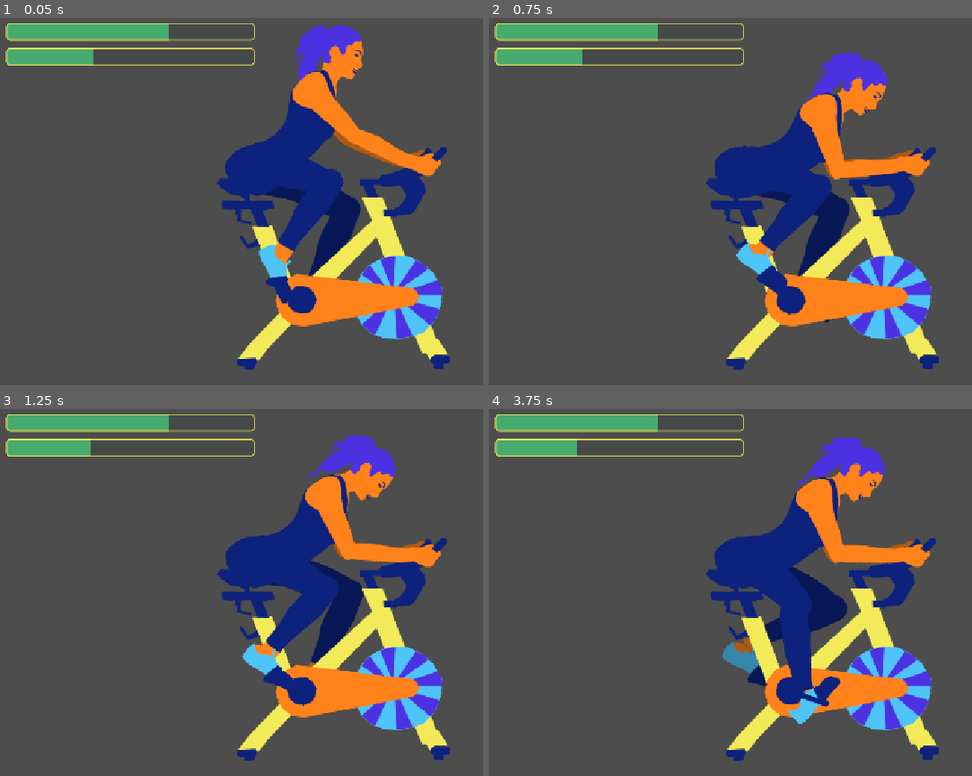
Above: before the commit, frames 1-4 (two rows, left to right).
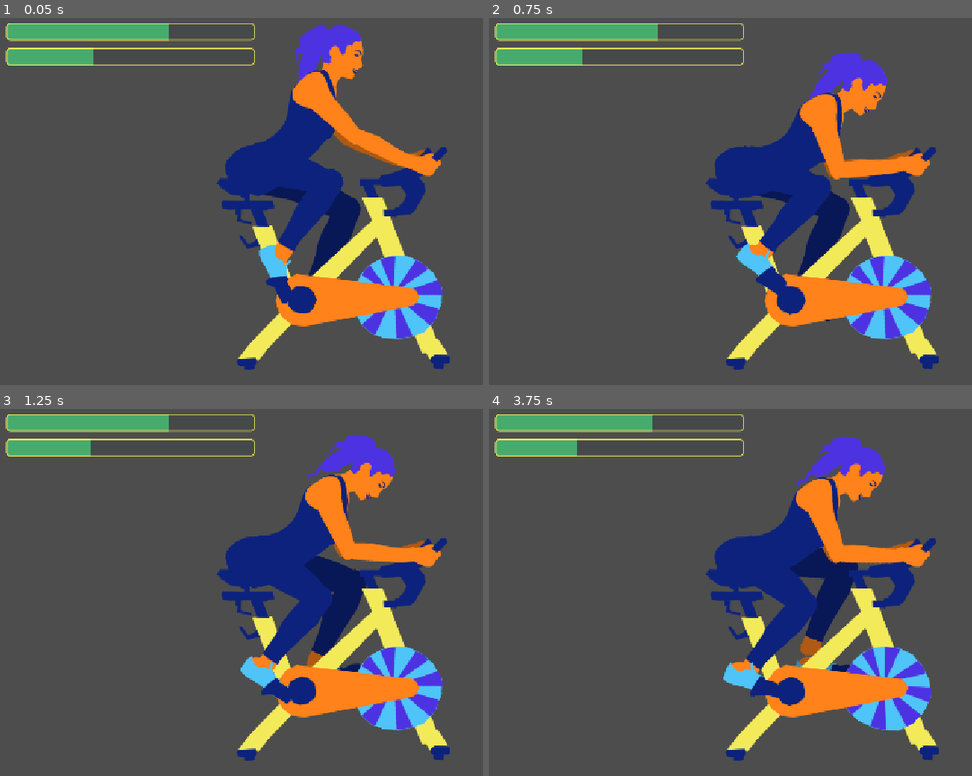
Above: after the commit, the same moments.

Repository: local-minimum/The-Vicious-Cycle
Game: Godot game, scene res://levels/spinning/spinning.tscn
Two runs of this game, one before a commit and one after it. Both use one fixed random seed, a clock stepped at 60 frames per second and the inputs below.
Inputs (mouse positions are in pixels of both pictures, inside the frame that each line leads up to):
- Up to frame 1 (0.05 s): no input
- Up to frame 2 (0.75 s): tap Enter at 0.5 s; move the mouse to (outside the picture) at 0.52 s; hold D (pedal_right) from 0.53 s (still down); tap Ctrl at 0.6 s; click (outside the picture) at 0.67 s
- Up to frame 3 (1.25 s): keep holding D (pedal_right); tap Space at 0.77 s
- Up to frame 4 (3.75 s): move the mouse to (687, 610) at 1.27 s; release D (pedal_right) at 1.28 s; hold S 1.28-2.03 s; tap Q at 1.35 s; tap Space at 1.52, 3.02 s; move the mouse to (899, 500) at 2.02 s; hold D (pedal_right) 2.03-2.78 s; tap Delete at 2.1 s; move the mouse to (793, 669) at 2.77 s; hold W 2.78-3.53 s; tap E at 2.85 s; click (793, 669) at 2.92 s; move the mouse to (outside the picture) at 3.52 s; hold A (pedal_left) from 3.53 s (still down); tap Enter at 3.6 s

Frame 1 is identical in both runs. In frame 2, 0.2% of the frame differs, in the area x 51-73%, y 34-83%; in frame 3, 2.2%; in frame 4, 6.6%, in the area x 33-92%, y 1-88%.

Commit message:
Spinning settings

Diff:
--- a/levels/sleeping/bed_room.svg
+++ b/levels/sleeping/bed_room.svg
@@ -25,7 +25,7 @@
      inkscape:document-units="mm"
      inkscape:zoom="25.398704"
      inkscape:cx="205.69947"
-     inkscape:cy="538.92513"
+     inkscape:cy="538.76764"
      inkscape:window-width="2743"
      inkscape:window-height="1469"
      inkscape:window-x="0"
@@ -256,7 +256,7 @@
        inkscape:label="Alarm Clock Small"
        transform="matrix(0.06383572,0,0,0.06383572,49.011855,128.81562)"
        style="display:inline"
-       inkscape:export-filename="alarm_clock_small_0145.png"
+       inkscape:export-filename="alarm_clock_small_0529.png"
        inkscape:export-xdpi="96"
        inkscape:export-ydpi="96"><path
          style="fill:#444849;fill-opacity:1;stroke:#ff821a;stroke-width:1;stroke-opacity:1"
@@ -302,13 +302,13 @@
            id="path69" /></g><g
          id="g76"
          inkscape:label="Number"><path
-           style="fill:#fb2538;fill-opacity:1;stroke:#ff821a;stroke-width:0.25;stroke-opacity:1"
+           style="display:inline;fill:#fb2538;fill-opacity:1;stroke:#ff821a;stroke-width:0.25;stroke-opacity:1"
            d="m 134.26875,221.0116 -0.20625,5.74554 0.55982,0.64822 0.73661,-0.55983 0.0295,-4.74375 z"
            id="path70" /><path
-           style="fill:#fb2538;fill-opacity:1;stroke:#ff821a;stroke-width:0.25;stroke-opacity:1"
+           style="display:inline;fill:#fb2538;fill-opacity:1;stroke:#ff821a;stroke-width:0.25;stroke-opacity:1"
            d="m 134.76964,220.56964 0.94286,1.38482 3.65357,-0.50089 1.35536,-1.56161 z"
            id="path71" /><path
-           style="display:none;fill:#fb2538;fill-opacity:1;stroke:#ff821a;stroke-width:0.25;stroke-opacity:1"
+           style="display:inline;fill:#fb2538;fill-opacity:1;stroke:#ff821a;stroke-width:0.25;stroke-opacity:1"
            d="m 139.57232,221.68928 1.35536,-1.29642 -0.0295,5.3625 -0.64821,0.825 -0.85447,-0.61876 z"
            id="path72" /><path
            style="display:inline;fill:#fb2538;fill-opacity:1;stroke:#ff821a;stroke-width:0.25;stroke-opacity:1"
@@ -333,47 +333,48 @@
            id="path78" /></g><g
          id="g85"
          inkscape:label="Number"
-         transform="translate(-10.253571,1.65)"><path
-           style="fill:#fb2538;fill-opacity:1;stroke:#ff821a;stroke-width:0.25;stroke-opacity:1"
+         transform="translate(-10.253571,1.65)"
+         style="display:inline"><path
+           style="display:none;fill:#fb2538;fill-opacity:1;stroke:#ff821a;stroke-width:0.25;stroke-opacity:1"
            d="m 134.26875,221.0116 -0.20625,5.74554 0.55982,0.64822 0.73661,-0.55983 0.0295,-4.74375 z"
            id="path79" /><path
-           style="display:none;fill:#fb2538;fill-opacity:1;stroke:#ff821a;stroke-width:0.25;stroke-opacity:1"
+           style="display:inline;fill:#fb2538;fill-opacity:1;stroke:#ff821a;stroke-width:0.25;stroke-opacity:1"
            d="m 134.76964,220.56964 0.94286,1.38482 3.65357,-0.50089 1.35536,-1.56161 z"
            id="path80" /><path
-           style="fill:#fb2538;fill-opacity:1;stroke:#ff821a;stroke-width:0.25;stroke-opacity:1"
+           style="display:inline;fill:#fb2538;fill-opacity:1;stroke:#ff821a;stroke-width:0.25;stroke-opacity:1"
            d="m 139.57232,221.68928 1.35536,-1.29642 -0.0295,5.3625 -0.64821,0.825 -0.85447,-0.61876 z"
            id="path81" /><path
            style="display:inline;fill:#fb2538;fill-opacity:1;stroke:#ff821a;stroke-width:0.25;stroke-opacity:1"
            d="m 134.91696,227.64107 0.58929,-0.73661 3.83036,-0.53035 0.3241,0.55982 -0.50089,0.825 -3.88929,0.53035 z"
            id="path82" /><path
-           style="display:none;fill:#fb2538;fill-opacity:1;stroke:#ff821a;stroke-width:0.25;stroke-opacity:1"
+           style="display:inline;fill:#fb2538;fill-opacity:1;stroke:#ff821a;stroke-width:0.25;stroke-opacity:1"
            d="m 133.85625,228.70178 -0.20625,5.8634 1.32589,-1.2375 0.14732,-4.50804 -0.61875,-0.70714 z"
            id="path83" /><path
-           style="display:none;fill:#fb2538;fill-opacity:1;stroke:#ff821a;stroke-width:0.25;stroke-opacity:1"
+           style="display:inline;fill:#fb2538;fill-opacity:1;stroke:#ff821a;stroke-width:0.25;stroke-opacity:1"
            d="m 134.09196,234.85982 1.06072,-1.41429 3.59464,-0.61875 1.20804,0.94286 z"
            id="path84" /><path
-           style="fill:#fb2538;fill-opacity:1;stroke:#ff821a;stroke-width:0.25;stroke-opacity:1"
+           style="display:none;fill:#fb2538;fill-opacity:1;stroke:#ff821a;stroke-width:0.25;stroke-opacity:1"
            d="m 139.36607,228.08303 -0.23571,4.24286 1.41428,1.17857 0.0884,-5.53928 -0.55983,-0.85447 z"
            id="path85" /></g><g
          id="g92"
          inkscape:label="Number"
          transform="translate(-30.171428,4.95)"><path
-           style="display:none;fill:#fb2538;fill-opacity:1;stroke:#ff821a;stroke-width:0.25;stroke-opacity:1"
+           style="display:inline;fill:#fb2538;fill-opacity:1;stroke:#ff821a;stroke-width:0.25;stroke-opacity:1"
            d="m 134.26875,221.0116 -0.20625,5.74554 0.55982,0.64822 0.73661,-0.55983 0.0295,-4.74375 z"
            id="path86" /><path
-           style="display:none;fill:#fb2538;fill-opacity:1;stroke:#ff821a;stroke-width:0.25;stroke-opacity:1"
+           style="display:inline;fill:#fb2538;fill-opacity:1;stroke:#ff821a;stroke-width:0.25;stroke-opacity:1"
            d="m 134.76964,220.56964 0.94286,1.38482 3.65357,-0.50089 1.35536,-1.56161 z"
            id="path87" /><path
-           style="display:inline;fill:#fb2538;fill-opacity:1;stroke:#ff821a;stroke-width:0.25;stroke-opacity:1"
+           style="display:none;fill:#fb2538;fill-opacity:1;stroke:#ff821a;stroke-width:0.25;stroke-opacity:1"
            d="m 139.57232,221.68928 1.35536,-1.29642 -0.0295,5.3625 -0.64821,0.825 -0.85447,-0.61876 z"
            id="path88" /><path
-           style="display:none;fill:#fb2538;fill-opacity:1;stroke:#ff821a;stroke-width:0.25;stroke-opacity:1"
+           style="display:inline;fill:#fb2538;fill-opacity:1;stroke:#ff821a;stroke-width:0.25;stroke-opacity:1"
            d="m 134.91696,227.64107 0.58929,-0.73661 3.83036,-0.53035 0.3241,0.55982 -0.50089,0.825 -3.88929,0.53035 z"
            id="path89" /><path
            style="display:none;fill:#fb2538;fill-opacity:1;stroke:#ff821a;stroke-width:0.25;stroke-opacity:1"
            d="m 133.85625,228.70178 -0.20625,5.8634 1.32589,-1.2375 0.14732,-4.50804 -0.61875,-0.70714 z"
            id="path90" /><path
-           style="display:none;fill:#fb2538;fill-opacity:1;stroke:#ff821a;stroke-width:0.25;stroke-opacity:1"
+           style="display:inline;fill:#fb2538;fill-opacity:1;stroke:#ff821a;stroke-width:0.25;stroke-opacity:1"
            d="m 134.09196,234.85982 1.06072,-1.41429 3.59464,-0.61875 1.20804,0.94286 z"
            id="path91" /><path
            style="display:inline;fill:#fb2538;fill-opacity:1;stroke:#ff821a;stroke-width:0.25;stroke-opacity:1"
--- a/levels/spinning/spinning_machine.gd
+++ b/levels/spinning/spinning_machine.gd
@@ -4,9 +4,7 @@
 @export var back_pedal_spoke: Node2D
 @export var wheel: RigidBody2D
 
-@export var angular_speed_decay_per_second: float = 0.1
-@export var pedaling_force: float = 2.0
-@export var wheel_velocity_factor: float = 0.4
+@export var spinning_settings: Array[SpinningSetting]
 
 @export var collapse_joints: Array[Joint2D]
 var collapsed: bool
@@ -16,6 +14,7 @@
 const BACK_ANGLE_MIN: float = deg_to_rad(-137)
 const BACK_ANGLE_MAX: float = deg_to_rad(62)
 var _wheel_pos: Vector2
+var _active_setting: int = 2
 
 func _enter_tree() -> void:
     if __SignalBus.on_exercise_no_calories.connect(_handle_no_calories) != OK:
@@ -52,12 +51,13 @@
 
 
 func _process_speed_decay(delta: float) -> void:
-    front_pedal_spoke.angular_velocity *= (1.0 - delta * angular_speed_decay_per_second)
+    front_pedal_spoke.angular_velocity *= (1.0 - delta * spinning_settings[_active_setting].angular_speed_decay_per_second)
 
 func _apply_force(delta: float, direction: float) -> void:
-    var effort = direction * delta * pedaling_force
+    var setting: SpinningSetting = spinning_settings[_active_setting]
+    var effort = direction * delta * setting.pedaling_force
     front_pedal_spoke.angular_velocity += effort
     if front_pedal_spoke.angular_velocity > 0:
-        wheel.angular_velocity = wheel_velocity_factor * front_pedal_spoke.angular_velocity / angular_speed_decay_per_second
+        wheel.angular_velocity = setting.wheel_velocity_factor * front_pedal_spoke.angular_velocity / setting.angular_speed_decay_per_second
     if effort > 0:
-        __SignalBus.on_exercise.emit(effort / angular_speed_decay_per_second)
+        __SignalBus.on_exercise.emit(effort / setting.angular_speed_decay_per_second)
--- a/levels/spinning/spinning_machine.tscn
+++ b/levels/spinning/spinning_machine.tscn
@@ -1,6 +1,7 @@
 [gd_scene format=3 uid="uid://x84wh1oe13d6"]
 
 [ext_resource type="Texture2D" uid="uid://b4hdvekgm7jtd" path="res://levels/spinning/machine_frame.png" id="1_uh0ve"]
+[ext_resource type="Script" uid="uid://j7ssncj7u68p" path="res://levels/spinning/spinning_setting.gd" id="2_8n1wk"]
 [ext_resource type="Script" uid="uid://b40k6lq8ppqpu" path="res://levels/spinning/spinning_machine.gd" id="2_dgv2w"]
 [ext_resource type="Texture2D" uid="uid://coyg6gsf7lwfu" path="res://character/back_arm_upper.png" id="2_ea5yj"]
 [ext_resource type="Texture2D" uid="uid://c1y1flu6dgyq1" path="res://levels/spinning/back_pedal_spoke.png" id="2_ikjcq"]
@@ -24,6 +25,24 @@
 [ext_resource type="Texture2D" uid="uid://bcbkn24ti3u0r" path="res://character/front_arm_lower.png" id="15_ea5yj"]
 [ext_resource type="Texture2D" uid="uid://d4cf60262u2rm" path="res://character/front_hand.png" id="16_78nwm"]
 
+[sub_resource type="Resource" id="Resource_v5qya"]
+script = ExtResource("2_8n1wk")
+metadata/_custom_type_script = "uid://j7ssncj7u68p"
+
+[sub_resource type="Resource" id="Resource_8n1wk"]
+script = ExtResource("2_8n1wk")
+angular_speed_decay_per_second = 0.25
+pedaling_force = 65.0
+wheel_velocity_factor = 0.35
+metadata/_custom_type_script = "uid://j7ssncj7u68p"
+
+[sub_resource type="Resource" id="Resource_1nolk"]
+script = ExtResource("2_8n1wk")
+angular_speed_decay_per_second = 0.05
+pedaling_force = 130.0
+wheel_velocity_factor = 0.15
+metadata/_custom_type_script = "uid://j7ssncj7u68p"
+
 [sub_resource type="CircleShape2D" id="CircleShape2D_kjfgv"]
 
 [node name="Spinning Machine" type="Node2D" unique_id=1886062501 node_paths=PackedStringArray("front_pedal_spoke", "back_pedal_spoke", "wheel", "collapse_joints")]
@@ -31,8 +50,7 @@
 front_pedal_spoke = NodePath("Machine FG/FrontPedalSpokeBody")
 back_pedal_spoke = NodePath("Machine Mid G/BackPedalSpokeBody")
 wheel = NodePath("Machine Mid G/WheelBody")
-pedaling_force = 70.0
-wheel_velocity_factor = 0.2
+spinning_settings = Array[ExtResource("2_8n1wk")]([SubResource("Resource_v5qya"), SubResource("Resource_8n1wk"), SubResource("Resource_1nolk")])
 collapse_joints = [NodePath("Human BG/Back Handle"), NodePath("Human BG/Back Handle2"), NodePath("Human BG/Back Pedal") …(249 unchanged characters)…
 
 [node name="Human BG" type="Node2D" parent="." unique_id=737449664]
--- /dev/null
+++ b/levels/spinning/spinning_setting.gd
@@ -0,0 +1,6 @@
+extends Resource
+class_name SpinningSetting
+
+@export var angular_speed_decay_per_second: float = 0.1
+@export var pedaling_force: float = 90.0
+@export var wheel_velocity_factor: float = 0.2
--- a/ui/status_bars.gd
+++ b/ui/status_bars.gd
@@ -33,7 +33,7 @@
     convert_calories_to_happiness = true
 
 func _handle_exercise(amount: float) -> void:
-    calories -= amount
+    calories -= amount * 0.001
     calories_bar.value = calories
     if calories == 0:
         __SignalBus.on_exercise_no_calories.emit()
Not shown, added: levels/spinning/spinning_setting.gd.uid
